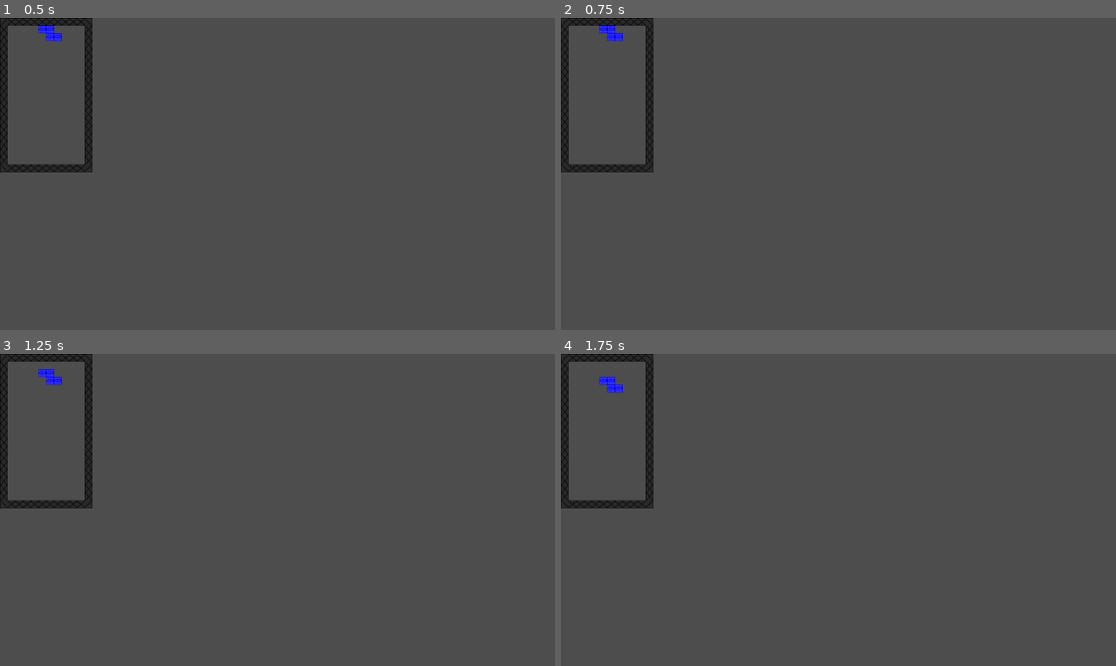
Above: before the commit, frames 1-4 (two rows, left to right).
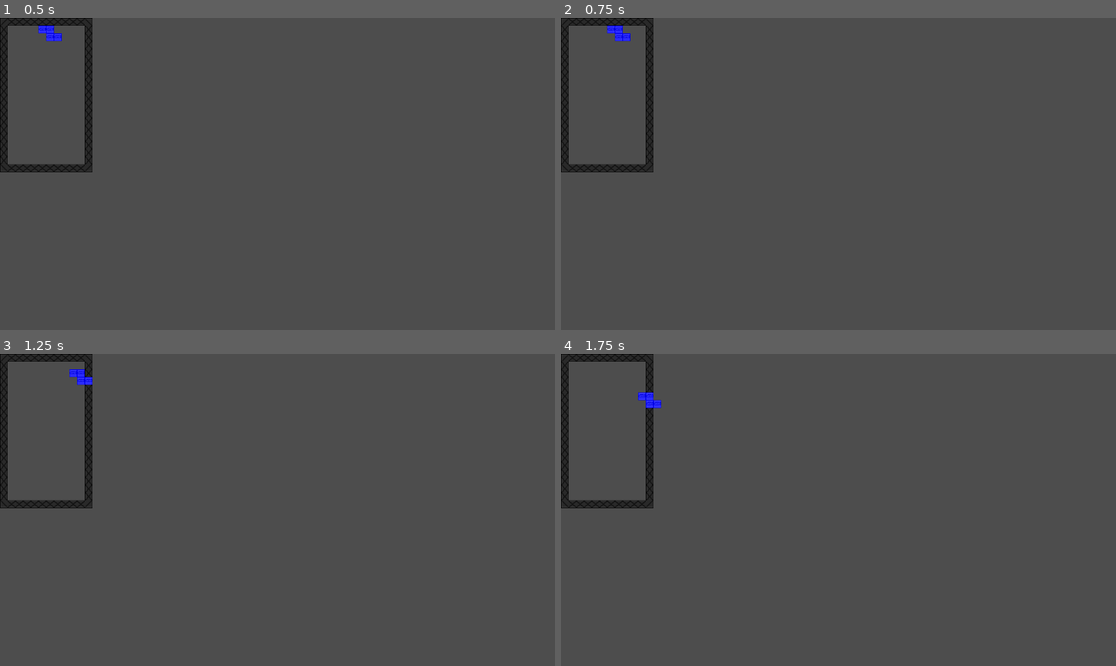
Above: after the commit, the same moments.

Repository: Relaxed-Chowder/octoBlocs
Game: Godot game, scene res://scene/game.tscn
Two runs of this game, one before a commit and one after it. Both use one fixed random seed, a clock stepped at 60 frames per second and the inputs below.
Inputs:
- Up to frame 1 (0.5 s): no input
- Up to frame 2 (0.75 s): tap Enter at 0.5 s; hold Right (ui_right) from 0.53 s (still down)
- Up to frame 3 (1.25 s): keep holding Right (ui_right)
- Up to frame 4 (1.75 s): release Right (ui_right) at 1.28 s; hold Down (ui_down) from 1.28 s (still down)

Frame 1 is identical in both runs. In frame 2, 0.1% of the frame differs, in the area x 6-13%, y 2-8%; in frame 3, 0.3%; in frame 4, 0.3%, in the area x 6-19%, y 7-18%.

Commit message:
need to fix colisons
pieces are colliding with itself and can't interact with the board. figure out how to contact the board

Diff:
--- a/octo-blocs/scene/game.tscn
+++ b/octo-blocs/scene/game.tscn
@@ -1,6 +1,7 @@
 [gd_scene format=4 uid="uid://chvq2o3jk1yqt"]
 
 [ext_resource type="Texture2D" uid="uid://ckph4bpel6mw5" path="res://assets/tilemap.png" id="1_5kiuu"]
+[ext_resource type="Script" uid="uid://bfhkndj62bswu" path="res://scripts/board.gd" id="2_33cqm"]
 [ext_resource type="Script" uid="uid://dxiu2swsmrxlx" path="res://scripts/tile_map_layer.gd" id="2_dbls1"]
 
 [sub_resource type="TileSetAtlasSource" id="TileSetAtlasSource_dbls1"]
@@ -8,6 +9,7 @@
 0:0/0 = 0
 0:0/0/terrain_set = 0
 0:0/0/terrain = 0
+0:0/0/physics_layer_0/polygon_0/points = PackedVector2Array(-8, -8, 8, -8, 8, 8, -8, 8)
 0:0/0/terrains_peering_bit/right_side = 0
 0:0/0/terrains_peering_bit/bottom_side = 0
 1:0/0 = 0
@@ -16,32 +18,39 @@
 0:1/0 = 0
 0:1/0/terrain_set = 0
 0:1/0/terrain = 0
+0:1/0/physics_layer_0/polygon_0/points = PackedVector2Array(-8, -8, 8, -8, 8, 8, -8, 8)
 0:1/0/terrains_peering_bit/bottom_side = 0
 0:1/0/terrains_peering_bit/top_side = 0
 1:1/0 = 0
 1:1/0/terrain_set = 0
 1:1/0/terrain = 0
+1:1/0/physics_layer_0/polygon_0/points = PackedVector2Array(-8, -8, 8, -8, 8, 8, -8, 8)
 1:1/0/terrains_peering_bit/right_side = 0
 1:1/0/terrains_peering_bit/left_side = 0
 2:1/0 = 0
 2:1/0/terrain_set = 0
 2:1/0/terrain = 0
+2:1/0/physics_layer_0/polygon_0/points = PackedVector2Array(-8, -8, 8, -8, 8, 8, -8, 8)
 2:1/0/terrains_peering_bit/bottom_side = 0
 2:1/0/terrains_peering_bit/left_side = 0
 3:1/0 = 0
 3:1/0/terrain_set = 0
 3:1/0/terrain = 0
+3:1/0/physics_layer_0/polygon_0/points = PackedVector2Array(-8, -8, 8, -8, 8, 8, -8, 8)
 3:1/0/terrains_peering_bit/left_side = 0
 3:1/0/terrains_peering_bit/top_side = 0
 0:2/0 = 0
 0:2/0/terrain_set = 0
 0:2/0/terrain = 0
+0:2/0/physics_layer_0/polygon_0/points = PackedVector2Array(-8, -8, 8, -8, 8, 8, -8, 8)
 0:2/0/terrains_peering_bit/right_side = 0
 0:2/0/terrains_peering_bit/top_side = 0
 1:2/0 = 0
 1:2/0/terrain_set = 0
+1:2/0/physics_layer_0/polygon_0/points = PackedVector2Array(-8, -8, 8, -8, 8, 8, -8, 8)
 
 [sub_resource type="TileSet" id="TileSet_33cqm"]
+physics_layer_0/collision_layer = 1
 terrain_set_0/mode = 0
 terrain_set_0/terrain_0/name = "edge"
 terrain_set_0/terrain_0/color = Color(0, 0, 0, 1)
@@ -68,6 +77,7 @@
 [node name="board" type="TileMapLayer" parent="." unique_id=1778197952]
 tile_map_data = PackedByteArray("AAAAABMAAAAAAAIAAAAAABIAAAAAAAEAAAAAABEAAAAAAAEAAAAAABAAAAAAAAEAAAAAAA8AAAAAAAEAAAAAAA …(880 unchanged characters)…
 tile_set = SubResource("TileSet_33cqm")
+script = ExtResource("2_33cqm")
 
 [node name="active" type="TileMapLayer" parent="." unique_id=944566080]
 tile_set = SubResource("TileSet_xwcet")
--- /dev/null
+++ b/octo-blocs/scripts/board.gd
@@ -0,0 +1,11 @@
+extends TileMapLayer
+
+
+# Called when the node enters the scene tree for the first time.
+func _ready() -> void:
+	pass # Replace with function body.
+
+
+# Called every frame. 'delta' is the elapsed time since the previous frame.
+func _process(delta: float) -> void:
+	pass
--- a/octo-blocs/scripts/tile_map_layer.gd
+++ b/octo-blocs/scripts/tile_map_layer.gd
@@ -51,7 +51,8 @@
 var colors := [r, g, b]
 
 # speed
-var steps : int
+const directions := [Vector2i.LEFT, Vector2i.RIGHT, Vector2i.DOWN]
+var steps : Array
 const steps_req := 50
 var speed : float
 var speed_type := [1.0]
@@ -83,7 +84,7 @@
 
 func new_game():
 	speed = 1.0
-	steps = 0
+	steps = [0,0,0] #0: left, 1: right, 2: down
 	deck(tetrominoes, colors, speed_type)
 	var piece_full := piece_deck.duplicate()
 	count = piece_deck.size()
@@ -94,10 +95,21 @@
 
 # Called every frame. 'delta' is the elapsed time since the previous frame.
 func _process(delta: float):
-	steps += speed
-	if steps > steps_req:
-		steps = 0
-		move_piece(Vector2i.DOWN)
+	if Input.is_action_pressed("ui_down"):
+		steps[2] += 6
+
+	if Input.is_action_pressed("ui_left"):
+		steps[0] += 6
+
+	if Input.is_action_pressed("ui_right"):
+		steps[1] += 6
+
+	steps[2] += speed
+
+	for i in range(steps.size()):
+		if steps[i] > steps_req:
+			steps[i] = 0
+			move_piece(directions[i])
 
 func pick_piece():
 	var piece : Array
@@ -123,20 +135,33 @@
 			piece_deck.push_front(game_piece)
 
 func create_piece():
+	steps = [0,0,0] #0: left, 1: right, 2: down
 	current_pos = start_pos
-	active_piece = piece_type[rotation_index]
-	draw_piece(piece_type[0], current_pos, piece_type[1])
+	active_piece = piece_type[0][rotation_index]
+	draw_piece(active_piece, current_pos, piece_type[1])
 
 
 func draw_piece(piece, pos, atlas):
-	for i in piece[0]:
+	for i in piece:
 		set_cell(pos+i, tile_id, atlas)
 
 func clear_piece():
-	for i in active_piece[0]:
+	for i in active_piece:
 		erase_cell(current_pos + i)
 
 func move_piece(dir):
-	clear_piece()
-	current_pos += dir
-	draw_piece(piece_type[0], current_pos, piece_type[1])
+	if can_move(dir):
+		clear_piece()
+		current_pos += dir
+		draw_piece(active_piece, current_pos, piece_type[1])
+
+func can_move(dir):
+	var canMove = true
+	#for i in active_piece:
+		#if not is_free(i+current_pos+dir):
+			#canMove = false
+
+	return canMove
+
+#func is_free(pos):
+	#return get_cell_source_id(pos) == -1
Not shown, added: octo-blocs/scripts/board.gd.uid
